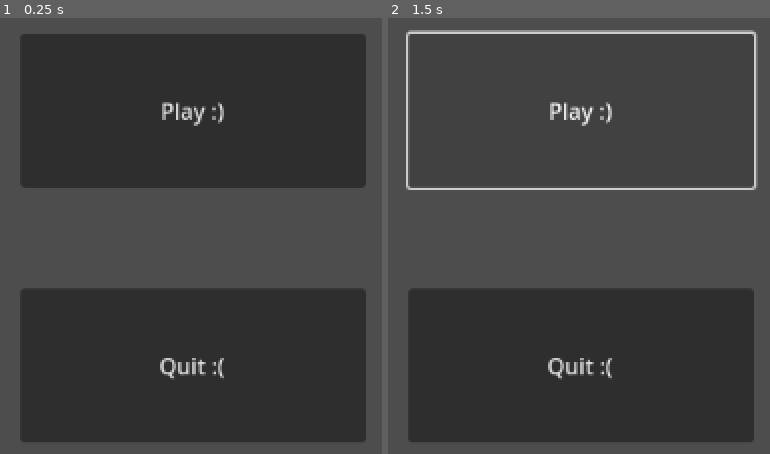
Above: before the commit, frames 1-2 (left to right).
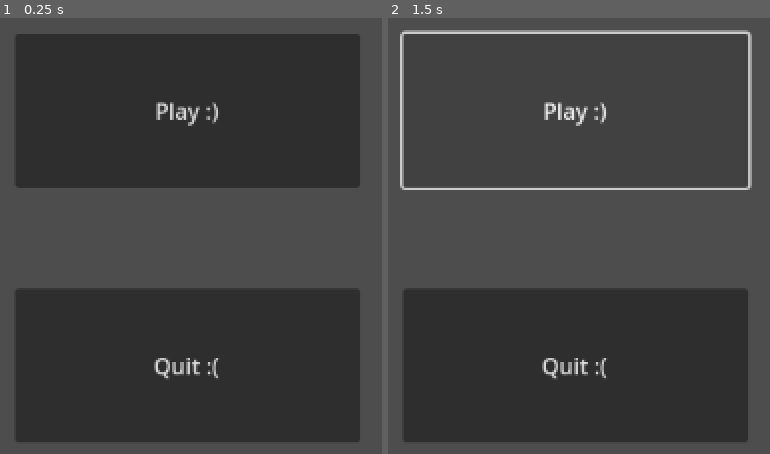
Above: after the commit, the same moments.

Repository: jay-s04/cogs-gamejam-2024
Game: Godot game, scene res://main.tscn
The game is run twice, just before and just after one commit, with the same random seed, the same clock (stepped at 60 frames per second) and the same inputs.
Inputs:
- Up to frame 1 (0.25 s): no input
- Up to frame 2 (1.5 s): click "Play :)" at 0.5 s; click "Play :)" at 1.25 s

The runs differ from the first frame. In frame 1, 2.8% of the frame differs, in the area x 4-96%, y 3-98%; in frame 2, 3.2%, in the area x 3-97%, y 2-98%.

Commit message:
Adjust play/quit
Recentered to fit viewport

Diff:
--- a/main.tscn
+++ b/main.tscn
@@ -3,15 +3,15 @@
 [node name="Main" type="Node2D"]
 
 [node name="Play" type="Button" parent="."]
-offset_left = 456.0
+offset_left = 452.0
 offset_top = 173.0
-offset_right = 705.0
+offset_right = 701.0
 offset_bottom = 284.0
 text = "Play :)"
 
 [node name="Quit" type="Button" parent="."]
-offset_left = 456.0
+offset_left = 452.0
 offset_top = 357.0
-offset_right = 705.0
+offset_right = 701.0
 offset_bottom = 468.0
 text = "Quit :("
